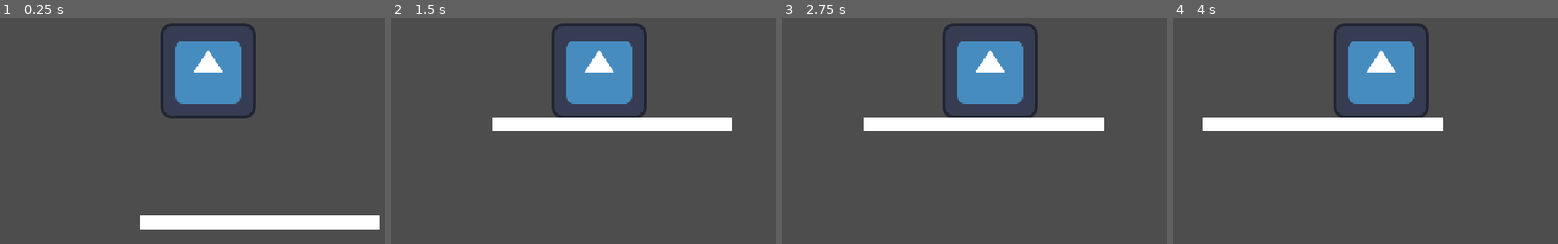
Above: before the commit, frames 1-4 (left to right).
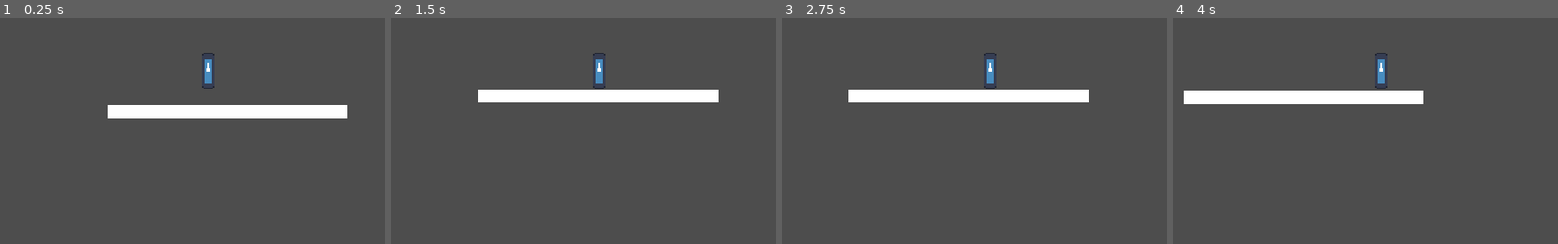
Above: after the commit, the same moments.

Repository: ygda-org/towerglass
Game: Godot game, scene res://main/main.tscn
Same seed, same stepped clock (60 frames per second), same inputs: the game is played once before the commit and once after it. The engine's default icon, where the game draws it, is replaced by a stand-in: a white triangle on a blue panel in a dark square.
Inputs:
- Up to frame 1 (0.25 s): no input
- Up to frame 2 (1.5 s): hold D (right) from 0.53 s (still down); tap Space (jump) at 0.77 s; tap Enter at 1.25 s
- Up to frame 3 (2.75 s): tap Space (jump) at 1.52 s; release D (right) at 2.03 s; hold A (left) from 2.03 s (still down)
- Up to frame 4 (4 s): tap Space (jump) at 2.75, 3.02, 3.77 s; release A (left) at 2.78 s; hold D (right) from 2.78 s (still down); tap Enter at 3.5 s

The runs differ from the first frame. In frame 1, 13% of the frame differs, in the area x 27-99%, y 2-94%; in frame 2, 12%; in frame 3, 12%; in frame 4, 12%.

Commit message:
player fit to a better size

Diff:
--- a/main/main.tscn
+++ b/main/main.tscn
@@ -6,6 +6,6 @@
 [node name="Main" type="Node2D" unique_id=230468435]
 
 [node name="Player" parent="." unique_id=491503936 instance=ExtResource("1_53q0u")]
-position = Vector2(0, -174)
+position = Vector2(43, -29)
 
 [node name="Test" parent="." unique_id=1298731437 instance=ExtResource("2_pjrb6")]
--- a/player/player.gd
+++ b/player/player.gd
@@ -1,8 +1,8 @@
 extends CharacterBody2D
 
-const GRAVITY = 350
+const GRAVITY = 450
 
-const MAX_JUMP = -200
+const MAX_JUMP = -300
 const MAX_JUMP_CHARGE = 0.5
 var jump_charge = 0.0
 
--- a/player/player.tscn
+++ b/player/player.tscn
@@ -4,16 +4,16 @@
 [ext_resource type="Texture2D" uid="uid://b80ubkmo4x1vu" path="res://assets/icon.svg" id="2_rkbax"]
 
 [sub_resource type="RectangleShape2D" id="RectangleShape2D_i50wy"]
-size = Vector2(121, 119)
+size = Vector2(16, 48)
 
 [node name="Player" type="CharacterBody2D" unique_id=491503936]
 script = ExtResource("1_oul6g")
 
 [node name="Sprite2D" type="Sprite2D" parent="." unique_id=1371412027]
+scale = Vector2(0.125, 0.375)
 texture = ExtResource("2_rkbax")
 
 [node name="CollisionShape2D" type="CollisionShape2D" parent="." unique_id=1325916624]
-position = Vector2(0.5, 1.5)
 shape = SubResource("RectangleShape2D_i50wy")
 
 [node name="Camera2D" type="Camera2D" parent="." unique_id=1558066759]
